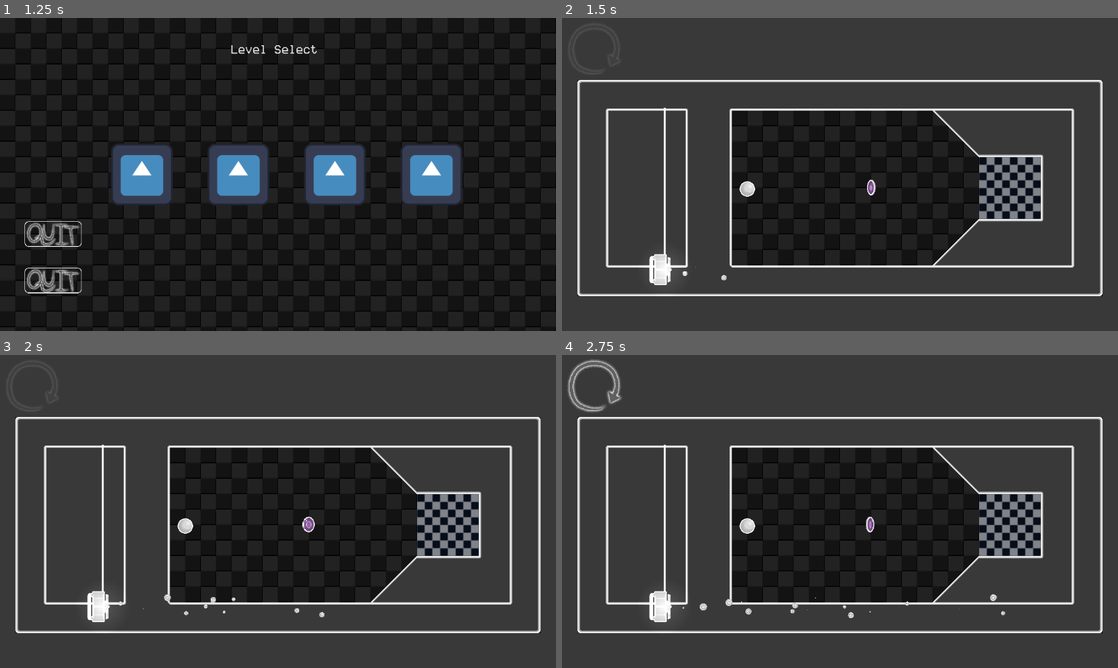
Above: before the commit, frames 1-4 (two rows, left to right).
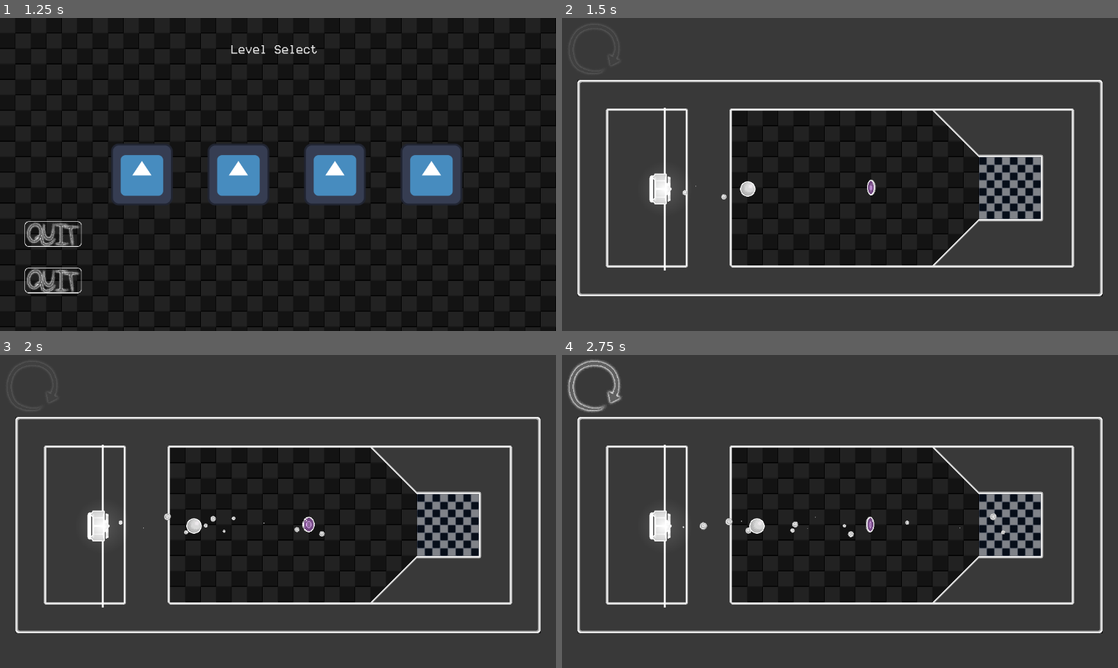
Above: after the commit, the same moments.

Repository: corpusCallosotomy/jamfest2024
Game: Godot game, scene res://scenes/menus/Menu.tscn
Same seed, same stepped clock (60 frames per second), same inputs: the game is played once before the commit and once after it. The engine's default icon, where the game draws it, is replaced by a stand-in: a white triangle on a blue panel in a dark square.
Inputs (mouse positions are in pixels of both pictures, inside the frame that each line leads up to):
- Up to frame 1 (1.25 s): click (55, 187) at 0.5 s
- Up to frame 2 (1.5 s): click (706, 174) at 1.25 s
- Up to frame 3 (2 s): no input
- Up to frame 4 (2.75 s): click (595, 386) at 2 s

Frame 1 is identical in both runs. In frame 2, 0.8% of the frame differs, in the area x 14-35%, y 49-86%; in frame 3, 1.1%; in frame 4, 1.2%, in the area x 14-80%, y 49-86%.

Commit message:
fixed value slider and other nonsense

Diff:
--- a/combinetest.tscn
+++ b/combinetest.tscn
@@ -3,9 +3,10 @@
 [ext_resource type="PackedScene" uid="uid://dp4u7ba8iovs2" path="res://scenes/night_vision.tscn" id="1_564k5"]
 [ext_resource type="Texture2D" uid="uid://lthc4xqijaun" path="res://sprites/blacktest.png" id="1_lyw2e"]
 [ext_resource type="PackedScene" uid="uid://dwqtxc4608rsh" path="res://scenes/ball.tscn" id="5_rjtu3"]
-[ext_resource type="PackedScene" uid="uid://3jqgvtuyggbp" path="res://Ethan Contributions/assets/interactables/fan.tscn" id="6_2f1lt"]
+[ext_resource type="PackedScene" uid="uid://3jqgvtuyggbp" path="res://scenes/fan.tscn" id="6_2f1lt"]
 [ext_resource type="PackedScene" uid="uid://k210ejdc2pu1" path="res://scenes/vacuum.tscn" id="8_iowqq"]
 [ext_resource type="PackedScene" uid="uid://weyi04tb1lql" path="res://scenes/finish.tscn" id="9_lxjui"]
+
 
 [node name="Node2D" type="Node2D"]
 
--- a/phystest.tscn
+++ b/phystest.tscn
@@ -1,8 +1,9 @@
 [gd_scene load_steps=4 format=3 uid="uid://dmubc6ri064ut"]
 
 [ext_resource type="PackedScene" uid="uid://dwqtxc4608rsh" path="res://scenes/ball.tscn" id="1_ss8go"]
-[ext_resource type="PackedScene" uid="uid://3jqgvtuyggbp" path="res://Ethan Contributions/assets/interactables/fan.tscn" id="2_r57gu"]
+[ext_resource type="PackedScene" uid="uid://3jqgvtuyggbp" path="res://scenes/fan.tscn" id="2_r57gu"]
 [ext_resource type="PackedScene" uid="uid://k210ejdc2pu1" path="res://scenes/vacuum.tscn" id="3_0l3uv"]
+
 
 [node name="Node2D" type="Node2D"]
 
--- a/Ethan Contributions/assets/interactables/fan.tscn
+++ b/scenes/fan.tscn
@@ -8,7 +8,6 @@
 [ext_resource type="PackedScene" uid="uid://dc4ovytc2po4n" path="res://Ethan Contributions/assets/interactables/fan_animated.tscn" id="5_psipw"]
 [ext_resource type="AudioStream" uid="uid://b014pitgb3tpt" path="res://sounds/jam sfx _ fanFinal.ogg" id="6_ctklj"]
 [ext_resource type="Texture2D" uid="uid://b8ghyqjqhay1v" path="res://sprites/nothing.png" id="7_jxad2"]
-
 
 [sub_resource type="RectangleShape2D" id="RectangleShape2D_jvy4l"]
 size = Vector2(240, 52)
@@ -76,5 +75,6 @@
 offset_bottom = 175.0
 theme_override_icons/grabber = ExtResource("7_jxad2")
 theme_override_styles/slider = SubResource("StyleBoxLine_d5tvb")
+value = 50.0
 
 [connection signal="value_changed" from="VSlider" to="." method="_on_v_slider_value_changed"]
--- a/scenes/levels/level_1.tscn
+++ b/scenes/levels/level_1.tscn
@@ -3,14 +3,18 @@
 [ext_resource type="PackedScene" uid="uid://dklgvrrl6qvml" path="res://scenes/levels/AAA_LevelTemplate.tscn" id="1_wm8j4"]
 [ext_resource type="TileSet" uid="uid://d2c752v8cxt3e" path="res://Ethan Contributions/assets/tilesets/walltiles.tres" id="2_0udjk"]
 [ext_resource type="PackedScene" uid="uid://dwqtxc4608rsh" path="res://scenes/ball.tscn" id="3_bkyjv"]
-[ext_resource type="PackedScene" uid="uid://3jqgvtuyggbp" path="res://Ethan Contributions/assets/interactables/fan.tscn" id="4_uoe5l"]
+[ext_resource type="PackedScene" uid="uid://3jqgvtuyggbp" path="res://scenes/fan.tscn" id="4_uoe5l"]
 [ext_resource type="PackedScene" uid="uid://weyi04tb1lql" path="res://scenes/finish.tscn" id="5_bon2n"]
 [ext_resource type="PackedScene" uid="uid://bo3browincqpy" path="res://scenes/Collectible.tscn" id="6_dwbps"]
 
 [node name="Level0" instance=ExtResource("1_wm8j4")]
 
-[node name="CanvasModulate" parent="." index="2"]
+[node name="CanvasModulate" parent="." index="1"]
 visible = false
+
+[node name="Finish" parent="." index="2"]
+position = Vector2(928, 352)
+scale = Vector2(0.6, 0.6)
 
 [node name="TileMapLayer2" type="TileMapLayer" parent="." index="3"]
 tile_map_data = PackedByteArray("AAAAAP//AAAKAAAAAAABAP//AAAKAAAAAAACAP//AAAKAAAAAAADAP//AAAKAAAAAAAEAP//AAAKAAAAAAAFAP …(12144 unchanged characters)…
@@ -28,9 +32,5 @@
 position = Vector2(926, 352)
 scale = Vector2(2.13367, 2.09064)
 
-[node name="Finish" parent="." index="7"]
-position = Vector2(928, 352)
-scale = Vector2(0.6, 0.6)
-
-[node name="Collectible" parent="." index="8" instance=ExtResource("6_dwbps")]
+[node name="Collectible" parent="." index="7" instance=ExtResource("6_dwbps")]
 position = Vector2(639, 352)
--- a/scenes/levels/level_2.tscn
+++ b/scenes/levels/level_2.tscn
@@ -4,8 +4,9 @@
 [ext_resource type="TileSet" uid="uid://d2c752v8cxt3e" path="res://Ethan Contributions/assets/tilesets/walltiles.tres" id="2_xbrem"]
 [ext_resource type="PackedScene" uid="uid://dwqtxc4608rsh" path="res://scenes/ball.tscn" id="3_r7x2t"]
 [ext_resource type="PackedScene" uid="uid://k210ejdc2pu1" path="res://scenes/vacuum.tscn" id="4_ce2mc"]
-[ext_resource type="PackedScene" uid="uid://3jqgvtuyggbp" path="res://Ethan Contributions/assets/interactables/fan.tscn" id="5_cmyof"]
+[ext_resource type="PackedScene" uid="uid://3jqgvtuyggbp" path="res://scenes/fan.tscn" id="5_cmyof"]
 [ext_resource type="PackedScene" uid="uid://bo3browincqpy" path="res://scenes/Collectible.tscn" id="8_j4uo1"]
+
 
 [node name="Level0" instance=ExtResource("1_xmkjo")]
 
--- a/scenes/levels/spikeball_test.tscn
+++ b/scenes/levels/spikeball_test.tscn
@@ -4,8 +4,9 @@
 [ext_resource type="TileSet" uid="uid://d2c752v8cxt3e" path="res://Ethan Contributions/assets/tilesets/walltiles.tres" id="2_xvbr0"]
 [ext_resource type="PackedScene" uid="uid://b3pk3cx83wd7m" path="res://scenes/spikeball.tscn" id="3_f08y3"]
 [ext_resource type="PackedScene" uid="uid://dwqtxc4608rsh" path="res://scenes/ball.tscn" id="4_quy4x"]
-[ext_resource type="PackedScene" uid="uid://3jqgvtuyggbp" path="res://Ethan Contributions/assets/interactables/fan.tscn" id="5_fuj0p"]
+[ext_resource type="PackedScene" uid="uid://3jqgvtuyggbp" path="res://scenes/fan.tscn" id="5_fuj0p"]
 [ext_resource type="PackedScene" uid="uid://bkh0gkqwggadn" path="res://Ethan Contributions/assets/interactables/spikeball_animation.tscn" id="6_nf0bm"]
+
 
 [node name="Level0" instance=ExtResource("1_m3i0r")]
 
--- a/scenes/levels/test/phystest.tscn
+++ b/scenes/levels/test/phystest.tscn
@@ -2,14 +2,14 @@
 
 [ext_resource type="Script" path="res://scenes/levels/levelscript.gd" id="1_b384a"]
 [ext_resource type="PackedScene" uid="uid://dwqtxc4608rsh" path="res://scenes/ball.tscn" id="1_g4u4i"]
-[ext_resource type="PackedScene" uid="uid://3jqgvtuyggbp" path="res://Ethan Contributions/assets/interactables/fan.tscn" id="2_qfvxx"]
+[ext_resource type="PackedScene" uid="uid://3jqgvtuyggbp" path="res://scenes/fan.tscn" id="2_qfvxx"]
 [ext_resource type="PackedScene" uid="uid://k210ejdc2pu1" path="res://scenes/vacuum.tscn" id="3_o5vy8"]
 [ext_resource type="PackedScene" uid="uid://weyi04tb1lql" path="res://scenes/finish.tscn" id="4_iy8n3"]
 [ext_resource type="TileSet" uid="uid://dlo74butvd7vw" path="res://Ethan Contributions/assets/tilesets/floortiles.tres" id="7_o7u58"]
 
 [node name="Node2D" type="Node2D"]
 script = ExtResource("1_b384a")
-nextLevelAddress = "test/combinetest"
+nextLevelAddress = "test/spiketest"
 NV_start_position = Vector2(500, 1000)
 
 [node name="ball" parent="." instance=ExtResource("1_g4u4i")]
--- a/scenes/levels/test/spiketest.tscn
+++ b/scenes/levels/test/spiketest.tscn
@@ -1,12 +1,12 @@
 [gd_scene load_steps=7 format=4 uid="uid://damcuj6ijp7g3"]
 
 [ext_resource type="TileSet" uid="uid://d2c752v8cxt3e" path="res://Ethan Contributions/assets/tilesets/walltiles.tres" id="1_soyy2"]
-[ext_resource type="PackedScene" uid="uid://3jqgvtuyggbp" path="res://Ethan Contributions/assets/interactables/fan.tscn" id="2_mitpw"]
+[ext_resource type="PackedScene" uid="uid://3jqgvtuyggbp" path="res://scenes/fan.tscn" id="2_mitpw"]
 [ext_resource type="PackedScene" uid="uid://dwqtxc4608rsh" path="res://scenes/ball.tscn" id="3_42cu5"]
 [ext_resource type="PackedScene" uid="uid://k210ejdc2pu1" path="res://scenes/vacuum.tscn" id="4_4vt46"]
 [ext_resource type="PackedScene" uid="uid://weyi04tb1lql" path="res://scenes/finish.tscn" id="5_pbktd"]
+[ext_resource type="PackedScene" uid="uid://b3pk3cx83wd7m" path="res://scenes/spikeball.tscn" id="6_8km5p"]
 
-[ext_resource type="PackedScene" uid="uid://b3pk3cx83wd7m" path="res://scenes/spikeball.tscn" id="6_8km5p"]
 
 
 
--- a/scenes/levels/unordered_lvl_1.tscn
+++ b/scenes/levels/unordered_lvl_1.tscn
@@ -3,9 +3,10 @@
 [ext_resource type="PackedScene" uid="uid://dklgvrrl6qvml" path="res://scenes/levels/AAA_LevelTemplate.tscn" id="1_7yehe"]
 [ext_resource type="TileSet" uid="uid://d2c752v8cxt3e" path="res://Ethan Contributions/assets/tilesets/walltiles.tres" id="2_g2e1e"]
 [ext_resource type="PackedScene" uid="uid://dwqtxc4608rsh" path="res://scenes/ball.tscn" id="3_cjxkq"]
-[ext_resource type="PackedScene" uid="uid://3jqgvtuyggbp" path="res://Ethan Contributions/assets/interactables/fan.tscn" id="4_yyec0"]
+[ext_resource type="PackedScene" uid="uid://3jqgvtuyggbp" path="res://scenes/fan.tscn" id="4_yyec0"]
 [ext_resource type="PackedScene" uid="uid://k210ejdc2pu1" path="res://scenes/vacuum.tscn" id="5_5qu8a"]
 [ext_resource type="PackedScene" uid="uid://bo3browincqpy" path="res://scenes/Collectible.tscn" id="6_jwv15"]
+
 
 [node name="Level0" instance=ExtResource("1_7yehe")]
 
--- a/scenes/levels/unordered_lvl_pachinko.tscn
+++ b/scenes/levels/unordered_lvl_pachinko.tscn
@@ -4,7 +4,8 @@
 [ext_resource type="TileSet" uid="uid://d2c752v8cxt3e" path="res://Ethan Contributions/assets/tilesets/walltiles.tres" id="2_n035j"]
 [ext_resource type="PackedScene" uid="uid://dwqtxc4608rsh" path="res://scenes/ball.tscn" id="3_n5hl3"]
 [ext_resource type="PackedScene" uid="uid://k210ejdc2pu1" path="res://scenes/vacuum.tscn" id="4_1dnll"]
-[ext_resource type="PackedScene" uid="uid://3jqgvtuyggbp" path="res://Ethan Contributions/assets/interactables/fan.tscn" id="5_8a5ng"]
+[ext_resource type="PackedScene" uid="uid://3jqgvtuyggbp" path="res://scenes/fan.tscn" id="5_8a5ng"]
+
 
 [node name="Level0" instance=ExtResource("1_86p5j")]
 
--- a/scenes/vacuum.tscn
+++ b/scenes/vacuum.tscn
@@ -7,7 +7,6 @@
 [ext_resource type="Texture2D" uid="uid://dgxwq0j8vq0yh" path="res://sprites/AirDustParticle.png" id="4_yasmt"]
 [ext_resource type="AudioStream" uid="uid://dy5j0c0fswak5" path="res://sounds/jam sfx _ vacuumFinal.ogg" id="5_stjmf"]
 [ext_resource type="Texture2D" uid="uid://b8ghyqjqhay1v" path="res://sprites/nothing.png" id="6_abvqa"]
-
 
 [sub_resource type="RectangleShape2D" id="RectangleShape2D_jvy4l"]
 size = Vector2(240, 52)
Not shown, changed: sprites/BallShardParticle.png.import
Not shown, changed: sprites/CoinShineParticle.png.import
Not shown, changed: sprites/CoinShineParticleColored.png.import
Not shown, changed: sprites/ImpactCloudParticle.png.import
